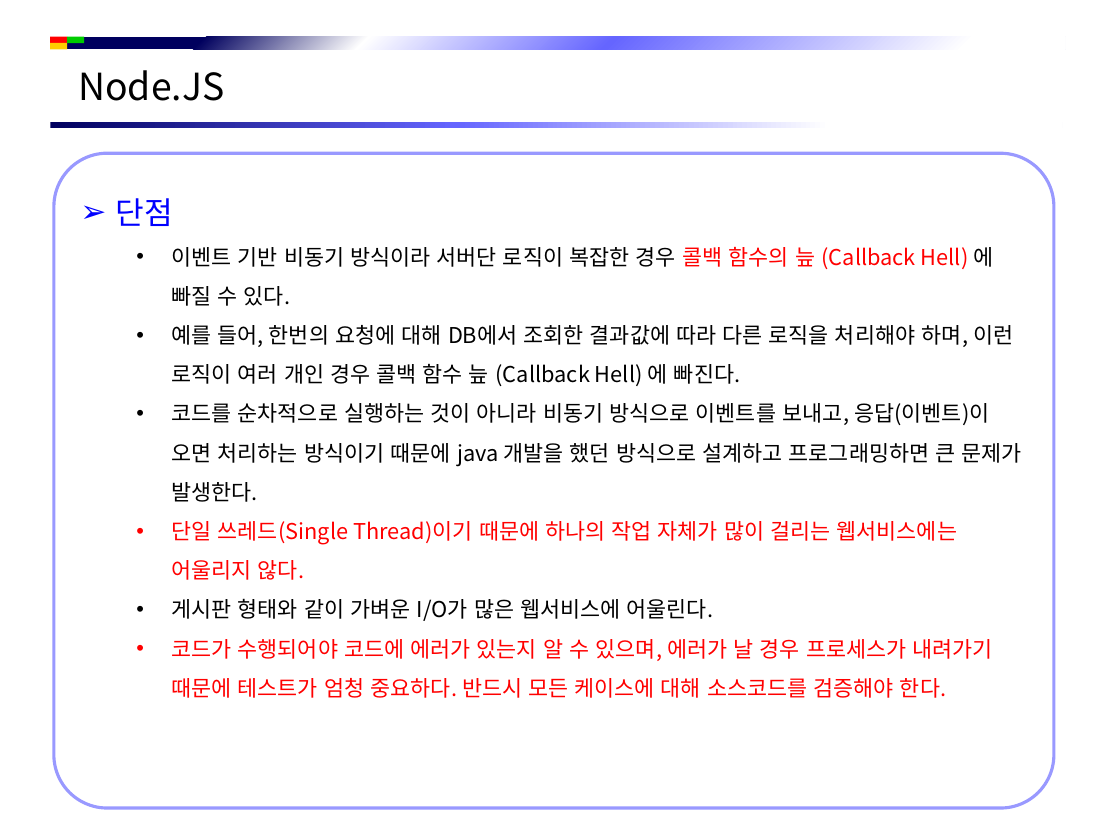
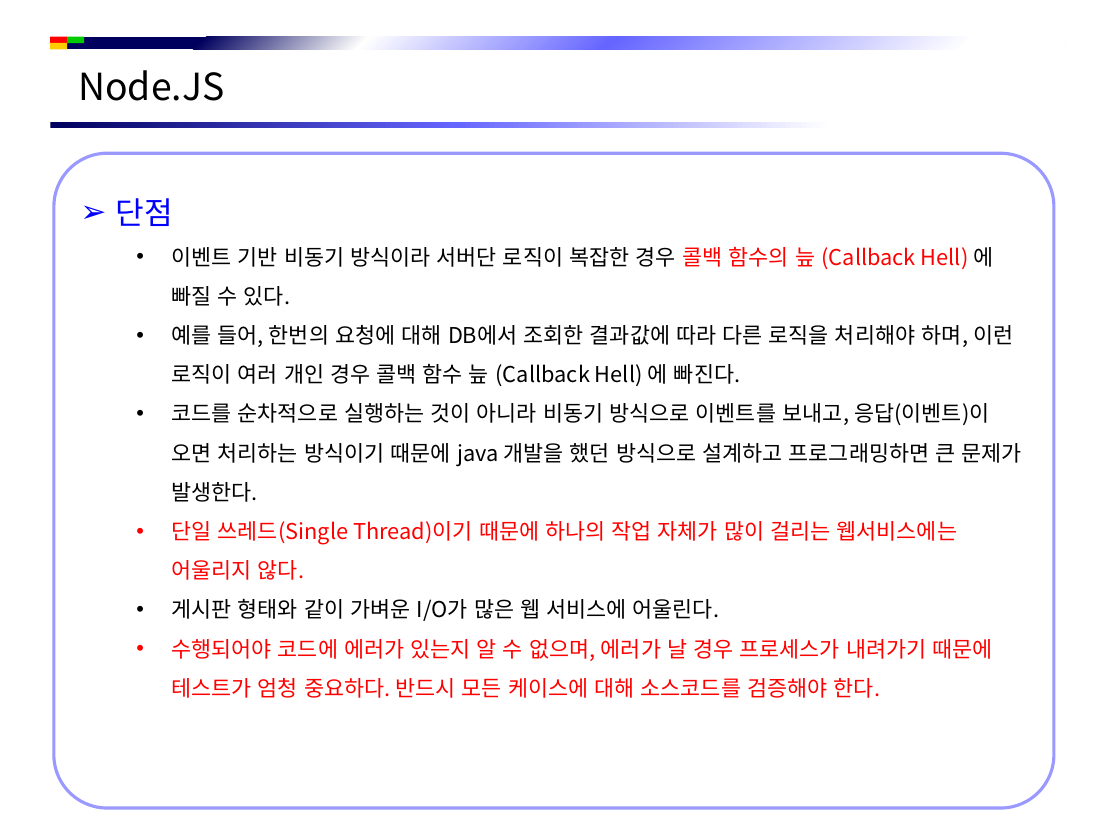
Before and after one commit to jsh-1235/Document, a slide deck: slide 5 of Back-End/NodeJS/NodeJS 시작 하기.pptx. Drawn at 1120x840 pixels with LibreOffice and Linux fonts; fonts in the diff are those of the drawing; background and template pictures are left out. Boxes give left, top, right and bottom in pixels: in the first picture for what was removed or moved away, otherwise in the second. Text is boxed around its words. In the diff, an @@ line names an element or a change of style, - is before the commit and + after.

```diff
--- a/Back-End/NodeJS/NodeJS 시작 하기.pptx
+++ b/Back-End/NodeJS/NodeJS 시작 하기.pptx
@@ text in rounded rectangle at [171, 598, 992, 698]: text changed @@
-  • 게시판 형태와 같이 가벼운 I/O가 많은 웹서비스에 어울린다.
-  • 코드가 수행되어야 코드에 에러가 있는지 알 수 있으며, 에러가 날 경우 프로세스가 내려가기 때문에 테스트가 엄청 중요하다. 반드시 모든 케이스에 대해 소스코드를 검증해야 한다.
+  • 게시판 형태와 같이 가벼운 I/O가 많은 웹 서비스에 어울린다.
+  • 수행되어야 코드에 에러가 있는지 알 수 없으며, 에러가 날 경우 프로세스가 내려가기 때문에 테스트가 엄청 중요하다. 반드시 모든 케이스에 대해 소스코드를 검증해야 한다.
```
Also in this commit, not shown: 3 other slides changed, 13 other files.
